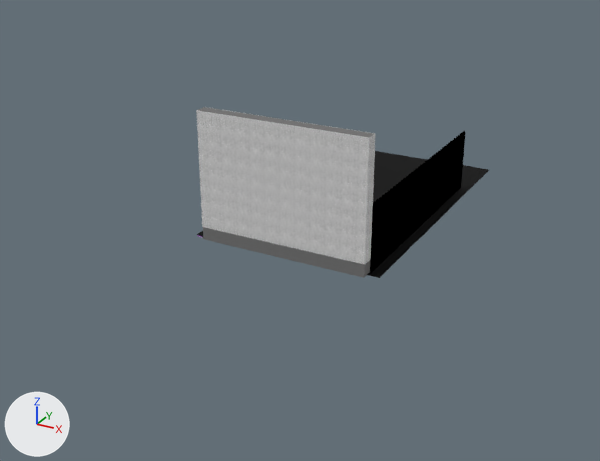
Two versions of the Blender file Assets/World/Level3/Raw/Level3.blend, one commit apart.
Camera for both pictures: a camera (50 mm lens) standing at (182.0, -409.0, 213.0) and looking at (-39.0, -7.0, 12.0). The lights are fixed; the arrows at lower left show +X, +Y and +Z.

The scene before the commit, as lines of its bpy script (objects in view):
```python
me_cube = bpy.data.meshes.new('Cube')
me_cube.from_pydata(...)  # 32 vertices, 33 faces; spans x -104.2..8.2, y -16.0..-7.8, z -4.0..80.0
# faces by material slot: [15, 18]
me_cube.materials.append(mat_concrete)
me_cube.materials.append(mat_whitebrick)
# before: 1 (-104.0, -16.0, 80.0) at pixel (196, 110), 4 (8.0, -16.0, 80.0) at pixel (368, 137), 7 (8.0, -16.0, 4.5) at pixel (364, 264), 20 (-104.0, -16.0, 4.5) at pixel (202, 226)
me_plane_001 = bpy.data.meshes.new('Plane.001')
me_plane_001.from_pydata(...)  # 224 vertices, 184 faces; spans x 0.0..1.0, y 0.0..32.0, z 0.0..44.0
me_plane_001.materials.append(mat_wood)  # its picture is missing
ob_cube = bpy.data.objects.new('Cube', me_cube)
ob_cube.location = (0.0, 0.0, 0.0)
ob_fence_001 = bpy.data.objects.new('Fence.001', me_plane_001)
ob_fence_001.location = (8.0, 24.0, -4.0)
ob_fence_003 = bpy.data.objects.new('Fence.003', me_plane_001)
ob_fence_003.location = (8.0, 88.0, -4.0)
# also in view: 'Fence.004' at (8.0, 136.0, 18.0); 'Fence.002' at (8.0, 72.0, 18.0); 'Fence' at (8.0, 8.0, 18.0); 'Plane' at (-48.0, 94.0, -3.0)
```
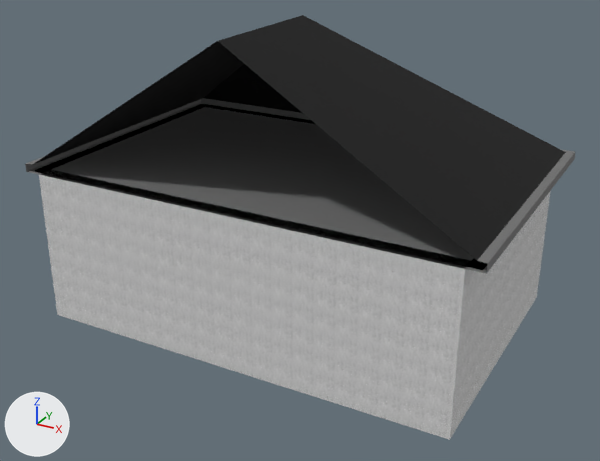
Where the change shows, as pixel boxes (x1, y1, x2, y2) in the pictures (600 x 461 px; the box of a moved part takes in the faces that stretch with it):
'Cube', reshaped (183% wider, 94% taller): before (196, 107, 376, 278); after (39, 107, 550, 440)
'Cube.001', added (black): after (25, 15, 575, 274)
    faces in mat_shingles: (34, 15, 566, 260)
    faces in mat_concrete: (25, 98, 575, 274)
    faces in mat_wood (its picture is missing): (34, 104, 487, 270)
part 1 of me_cube, moved or reshaped: before (196, 107, 376, 267); after (39, 107, 550, 440)
'Plane', unchanged, covered by the edit: before (197, 151, 489, 278)
'Fence', unchanged, covered by the edit: before (370, 186, 396, 272)
'Fence.001', unchanged, covered by the edit: before (393, 170, 416, 252)

What changed in the scene script:
```text
Add img_tx_floor_200_png:
    img_tx_floor_200_png = load_image('tx_floor_200.png', '../../Materials/Textures/tx_floor_200.png', 64, 64, 'sRGB')
Add mat_shingles:
    mat_shingles = bpy.data.materials.new('Shingles')
    # colours: black #353535
    # uses the picture img_tx_floor_200_png
Change me_cube:
    where me_cube.from_pydata(...)  # 32 vertices, 33 faces; spans x -104.2..8.2, y -16.0..-7.8, z -4.0..80.0
    used by ob_cube; location = (0.0, 0.0, 0.0)
    me_cube part 1
    add for i in [1, 4, 7, 20]: me_cube.vertices[i].co += Vector((0.0, -128.0, 0.0))
    me_cube.vertices[14].co: (8.2, -8.0, 80.0) -> (104.2, -8.0, 80.0)  # pixel (375, 133) -> not seen
    me_cube.vertices[15].co: (8.2, -16.0, 80.0) -> (104.2, -144.0, 80.0)  # pixel (369, 137) -> pixel (464, 268)
    me_cube.vertices[16].co: (8.2, -8.0, 4.5) -> (104.2, -8.0, 4.5)  # pixel (370, 259) -> pixel (536, 297)
    me_cube.vertices[17].co: (8.2, -16.0, 4.5) -> (104.2, -144.0, 4.5)  # pixel (364, 264) -> pixel (449, 439)
Add me_cube_001:
    me_cube_001.from_pydata(...)  # 34 vertices, 27 faces, 4 loose edges; spans x -112.0..112.0, y -144.0..0.0, z 80.0..152.0
    # faces by material slot: [16, 5, 6]
    me_cube_001.materials.append(mat_concrete)
    me_cube_001.materials.append(mat_shingles)
    me_cube_001.materials.append(mat_wood)  # its picture is missing
Add ob_cube_001:
    ob_cube_001 = bpy.data.objects.new('Cube.001', me_cube_001)
    ob_cube_001.location = (0.0, 0.0, 0.0)
```
